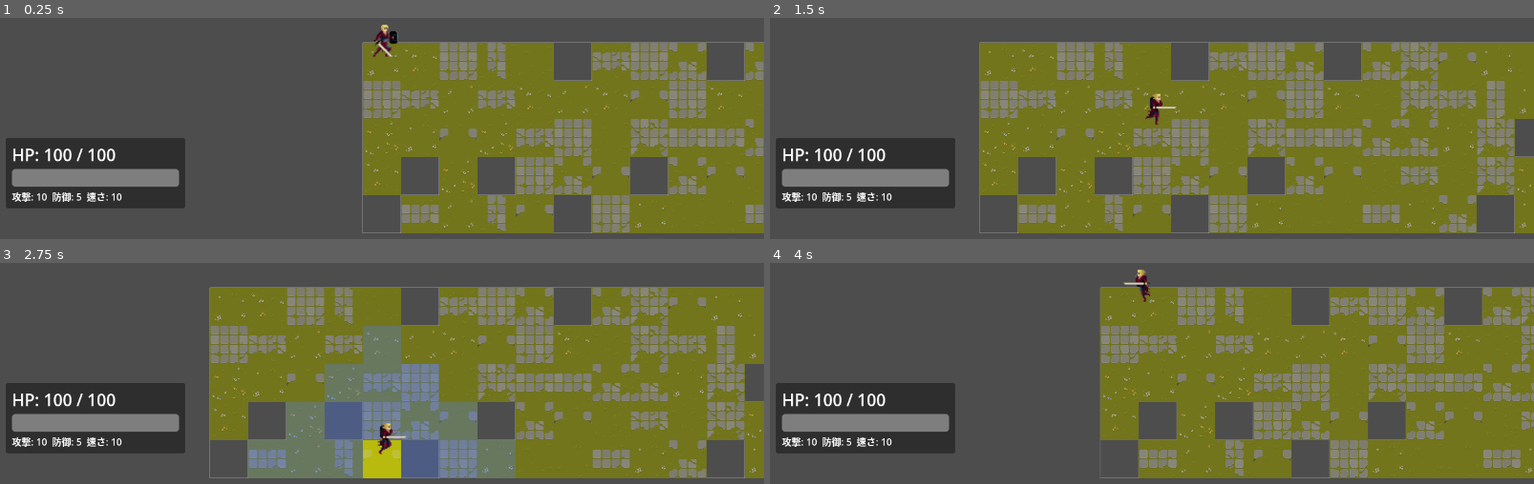
Above: before the commit, frames 1-4 (two rows, left to right).
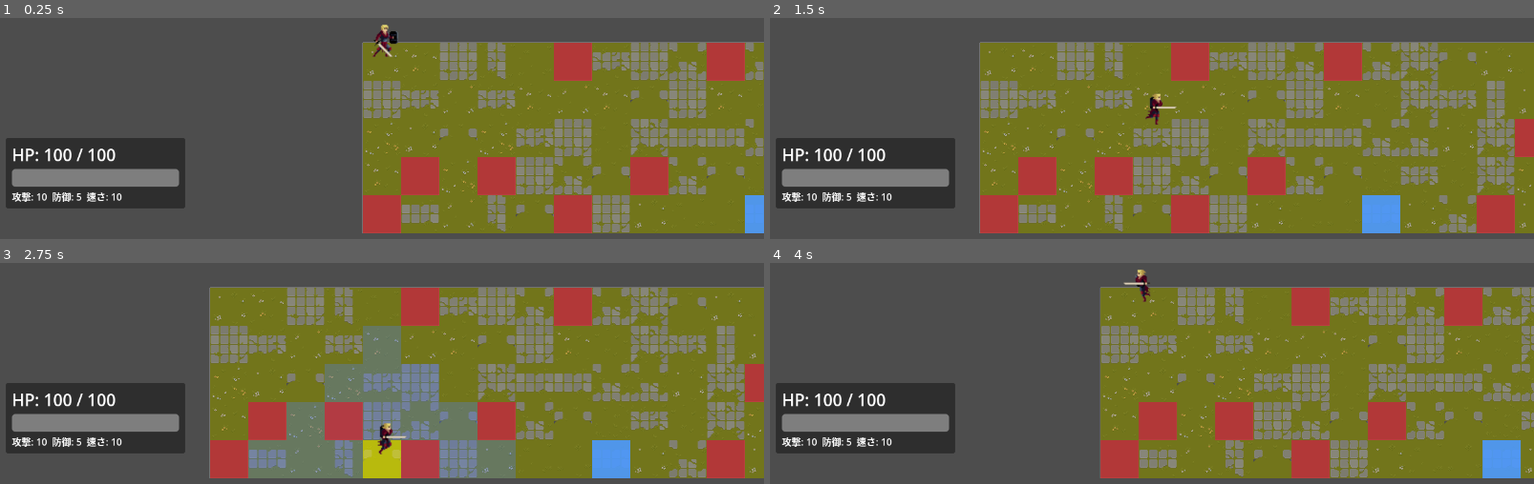
Above: after the commit, the same moments.

Repository: himanushi/godot-test
Game: Godot game, scene res://main.tscn
Two runs of this game, one before a commit and one after it. Both use one fixed random seed, a clock stepped at 60 frames per second and the inputs below.
Inputs:
- Up to frame 1 (0.25 s): no input
- Up to frame 2 (1.5 s): tap Enter (ui_accept) at 0.5, 0.77 s; hold Right (ui_right) 0.53-1.28 s; tap M (cast_magic) at 0.6 s; hold Down (ui_down) from 1.28 s (still down); tap Z (wait_turn) at 1.35 s
- Up to frame 3 (2.75 s): tap Enter (ui_accept) at 1.52 s; release Down (ui_down) at 2.03 s; hold Right (ui_right) from 2.03 s (still down); tap M (cast_magic) at 2.1 s
- Up to frame 4 (4 s): release Right (ui_right) at 2.78 s; hold Up (ui_up) 2.78-3.53 s; tap Z (wait_turn) at 2.85 s; tap Enter (ui_accept) at 3.02, 3.77 s; hold Left (ui_left) from 3.53 s (still down); tap M (cast_magic) at 3.6 s

The runs differ from the first frame. In frame 1, 6.5% of the frame differs, in the area x 47-100%, y 11-98%; in frame 2, 8.2%, in the area x 27-100%, y 11-98%; in frame 3, 8.2%; in frame 4, 6.9%.

Commit message:
fix: field.tscn

Diff:
--- a/srpg/field.tscn
+++ b/srpg/field.tscn
@@ -1,7 +1,8 @@
-[gd_scene load_steps=5 format=3 uid="uid://cldykh7qxeaic"]
+[gd_scene load_steps=6 format=3 uid="uid://cldykh7qxeaic"]
 
 [ext_resource type="Script" uid="uid://bkpdho0ot1j7o" path="res://field.gd" id="1_aaaaa"]
 [ext_resource type="Texture2D" uid="uid://c6a3dvvk77dpn" path="res://assets/tileset_grass.png" id="2_6e7u2"]
+[ext_resource type="Texture2D" uid="uid://dcqr8ym3axgnb" path="res://assets/overlay_tiles.png" id="3_overlay"]
 
 [sub_resource type="TileSetAtlasSource" id="TileSetAtlasSource_ujqnb"]
 texture = ExtResource("2_6e7u2")
@@ -28,6 +29,7 @@
 sources/0 = SubResource("TileSetAtlasSource_ujqnb")
 
 [sub_resource type="TileSetAtlasSource" id="TileSetAtlasSource_overlay"]
+texture = ExtResource("3_overlay")
 texture_region_size = Vector2i(64, 64)
 0:0/0 = 0
 1:0/0 = 0
